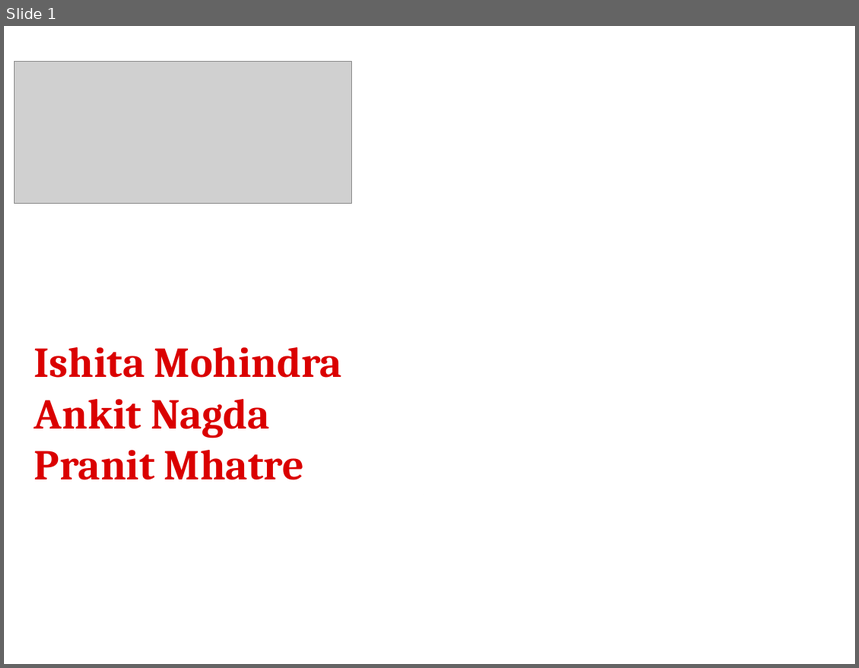
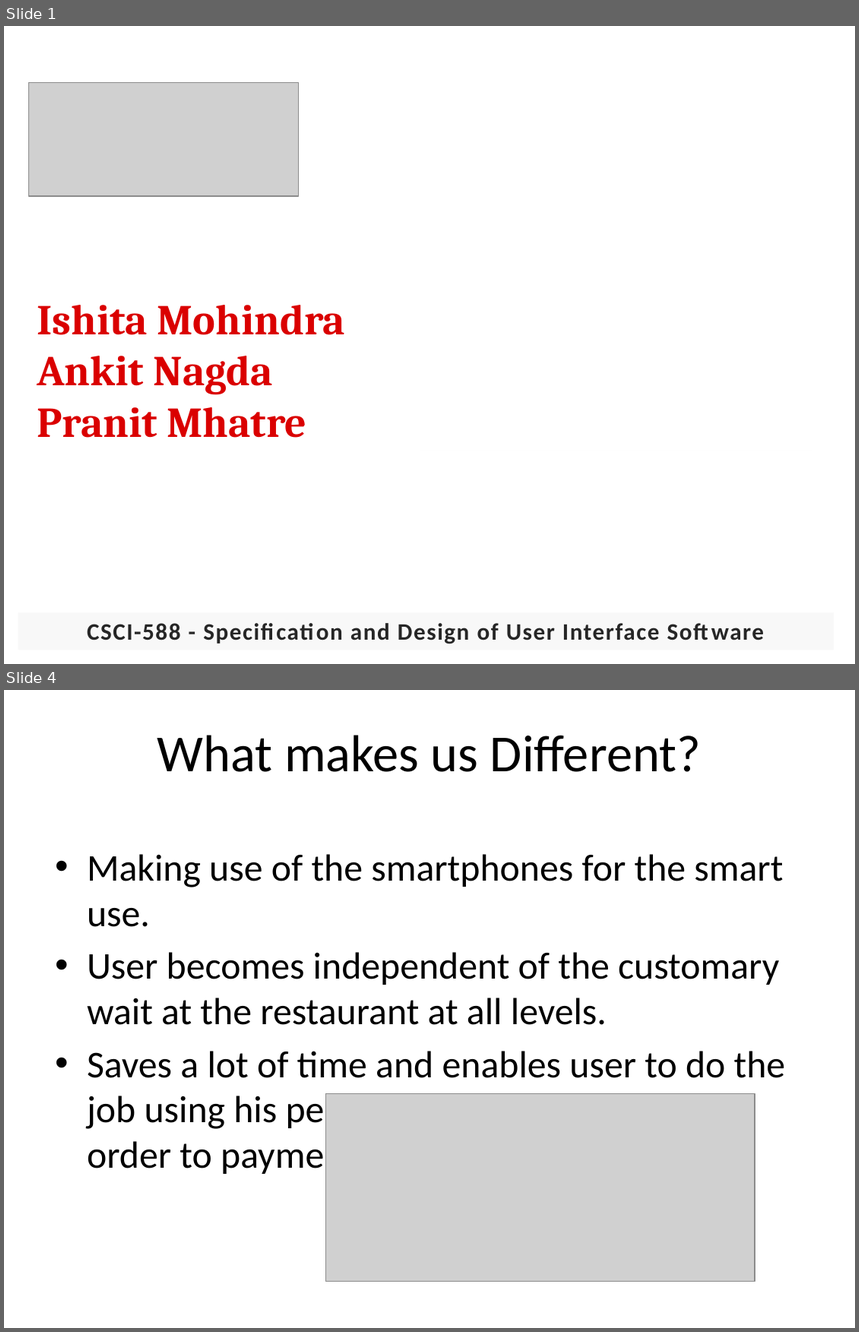
Before and after one commit to pranit22/BookMyTable, a slide deck: documents/588_6_demo ppt2.pptx. Shown one above the other, each under a label of ours: slide 1 before the commit, slides 1 and 4 after it; the slides between them are not shown. The pictures are 859x668 and 859x1332 pixels, drawn with LibreOffice and Linux fonts; fonts in the diff are those of the drawing; grey boxes stand for pictures; background and template pictures are left out. Boxes give left, top, right and bottom in pixels: in the first picture for what was removed or moved away, otherwise in the second. Text is boxed around its words. In the diff, an @@ line names an element or a change of style, - is before the commit and + after.

```diff
--- a/documents/588_6_demo ppt2.pptx
+++ b/documents/588_6_demo ppt2.pptx
@@ slide 4 added at bbox=[4, 690, 855, 1328], background picture (left out) @@
@@ title added at bbox=[158, 735, 701, 772], 44 pt, text #000000 @@
+What makes us Different?
@@ text added at bbox=[87, 854, 786, 1177], 32 pt, text #000000 @@
+• Making use of the smartphones for the smart use.
+• User becomes independent of the customary wait at the restaurant at all levels.
+• Saves a lot of time and enables user to do the job using his personal device, starting from order to payment.
@@ picture added at bbox=[325, 1094, 755, 1283] @@
@@ slide 1 changed as well @@
@@ picture: place and size @@
-picture at bbox=[14, 62, 351, 204]
+picture at bbox=[28, 82, 299, 196]
@@ text "Ishita Mohindra": place and size @@
-text "Ishita Mohindra" at bbox=[34, 347, 342, 480]
+text "Ishita Mohindra" at bbox=[37, 305, 344, 438]
@@ rectangle added at bbox=[18, 613, 834, 651], fill #F2F2F2 at 50% opacity, 20 pt, text #262626, bold @@
+CSCI-588 - Specification and Design of User Interface Software
```
Also in this commit, not shown: 14 other slides added.
